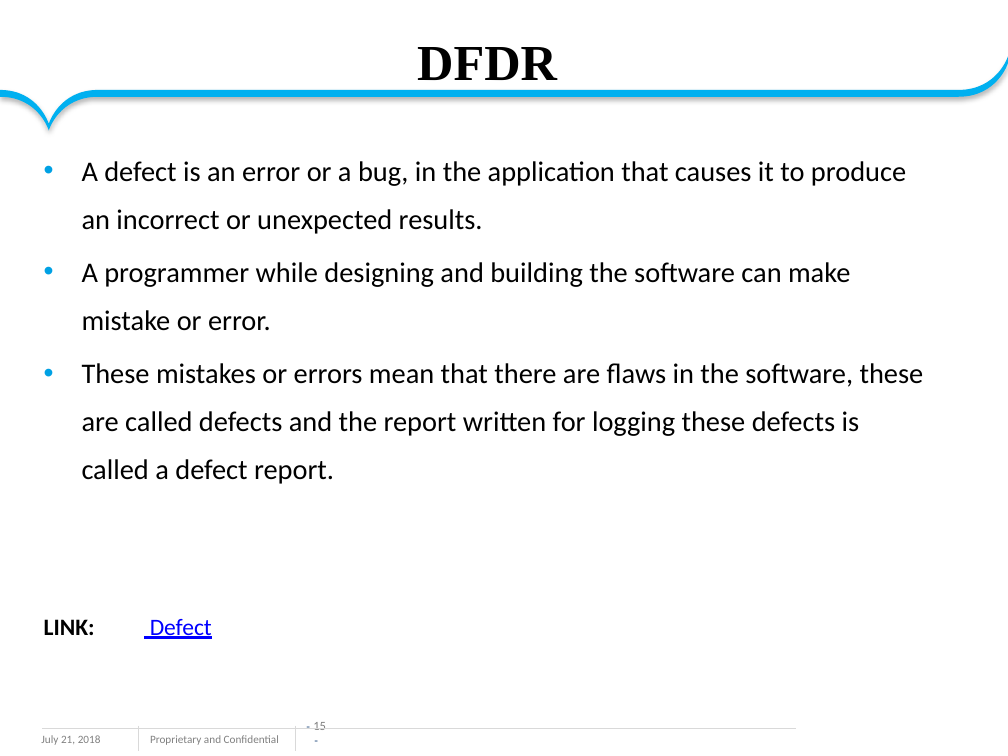
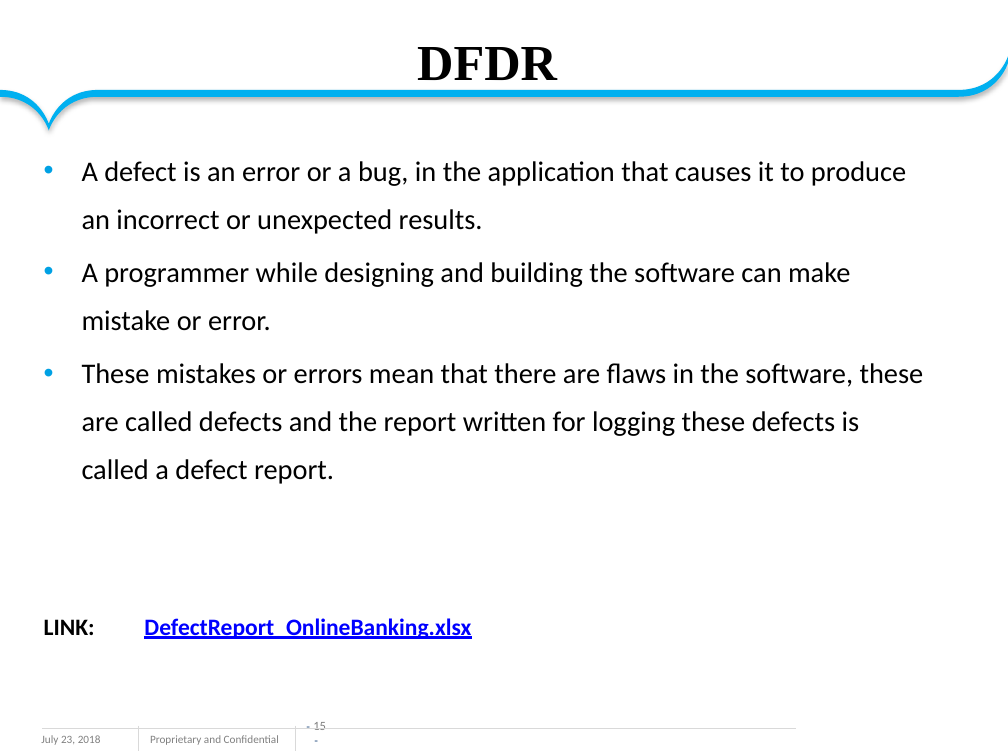
Before and after one commit to sarulatharaji/Miniproject, a slide deck: slide 15 of Online banking ppt.pptx. Drawn at 1008x756 pixels with LibreOffice and Linux fonts; fonts in the diff are those of the drawing; background and template pictures are left out. Boxes give left, top, right and bottom in pixels: in the first picture for what was removed or moved away, otherwise in the second. Text is boxed around its words. In the diff, an @@ line names an element or a change of style, - is before the commit and + after.

```diff
--- a/Online banking ppt.pptx
+++ b/Online banking ppt.pptx
@@ text at [44,618,471,639]: text changed; bold on @@
-LINK: Defect
+LINK: DefectReport_OnlineBanking.xlsx
@@ text at [41,735,101,745]: text changed @@
-July 21, 2018
+July 23, 2018
```
Also in this commit, not shown: 21 other slides changed, 3 slides added, 5 other files.
